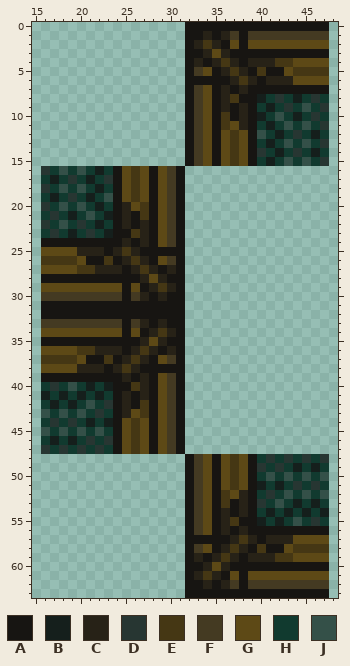
File history of a pixel-art sprite, Resources/Textures/_Ferranox/structures/walls/seolitewalls.rsi/seolitewall3.png. Above: the version before the commit.
The file is 64x64 pixels. Colours within 5 levels of each other are drawn and written as one. Shown: x 15..48, y 0..63.
Palette (. is transparent): A #171512  B #151f1c  C #272217  D #273632  E #453714  F #443a22  G #5d4916  H #113a2f  J #345048
Pixels before, first column x 16:
 0 ................AAAAAAAAAAAAAAAA
 1 ................AACACFAFFFFFFFFF
 2 ................ACECAGAGGGGGGGGG
 3 ................AACGCAAAAAAAAAAA
 4 ................ACACECACCCEEGGGG
 5 ................AFGACECAEAAGEEEE
 6 ................AAAAACECACCCGGGG
 7 ................AFGACACAAAAAAAAA
 8 ................AFGACEAABHDHBHDH
 9 ................AFGACACAHBHDHJHD
10 ................AFGAEACABHJHBHDH
11 ................AFGAEGCAHBHJHJHD
12 ................AFGAGEGAJHBHDHBH
13 ................AFGAGEGAHBHJHJHD
14 ................AFGAGEGADHBHDHBH
15 ................AFGAGEGAHBHJHJHD
16 DHJHJHBHAGEGAGFA................
17 HBHDHBHDAGEGAGFA................
18 DHJHJHBHAGEGAGFA................
19 HBHDHBHJAGEGAGFA................
20 DHJHJHBHACGEAGFA................
21 HDHBHJHBACAEAGFA................
22 DHJHDHBHACACAGFA................
23 HDHBHDHBAAECAGFA................
24 AAAAAAAAACACAGFA................
25 GGGGCCCACECAAAAA................
26 EEEEGAAEACECAGFA................
27 GGGGEECCCACECACA................
28 AAAAAAAAAAACGCAA................
29 GGGGGGGGGAGACECA................
30 FFFFFFFFFAFCACAA................
31 AAAAAAAAAAAAAAAA................
32 AAAAAAAAAAAAAAAA................
33 FFFFFFFFFAFCACAA................
34 GGGGGGGGGAGACECA................
35 AAAAAAAAAAACGCAA................
36 GGGGEECCCACECACA................
37 EEEEGAAEACECAGFA................
38 GGGGCCCACECAAAAA................
39 AAAAAAAAACACAGFA................
40 HDHJHBHBAAECAGFA................
41 BHBHBHBHACACAGFA................
42 HBHBHJHDACAEAGFA................
43 JHJHJHDHACGEAGFA................
44 HDHDHBHBAGEGAGFA................
45 JHJHJHJHAGEGAGFA................
46 HBHBHDHDAGEGAGFA................
47 DHDHDHDHAGEGAGFA................
48 ................AFGAGEGAHDHDHDHD
49 ................AFGAGEGADHDHBHBH
50 ................AFGAGEGAHJHJHJHJ
51 ................AFGAGEGABHBHDHDH
52 ................AFGAEGCAHDHJHJHJ
53 ................AFGAEACADHJHBHBH
54 ................AFGACACAHBHBHBHB
55 ................AFGACEAABHBHJHDH
56 ................AFGACACAAAAAAAAA
57 ................AAAAACECACCCGGGG
58 ................AFGACECAEAAGEEEE
59 ................ACACECACCCEEGGGG
60 ................AACGCAAAAAAAAAAA
61 ................ACECAGAGGGGGGGGG
62 ................AACACFAFFFFFFFFF
63 ................AAAAAAAAAAAAAAAA
New version:
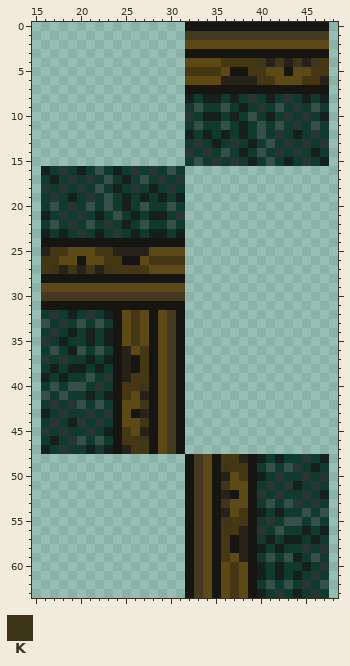
Colours new in this view: K #3d3618
Change:
Changed rows in their new state; - is an unchanged pixel.
first column x 16:
 1 ----------------FFFFF-F---------
 2 ----------------GGGGG-G---------
 3 ------------------AAA-----------
 4 ----------------GGGG-EEEK-KCKCKE
 5 ----------------EEEEGAAE-GGAGG--
 6 ----------------GGGGC-C-EEGG-EEC
 7 -----------------AA-A-A---------
 8 ----------------BHBBHBHDHBHDHBHB
 9 ----------------HJHHJHBHDHJHDHJH
10 ----------------DHBBHBHJHBHDHDHB
11 ----------------HJHHJHBHJHJHDHJH
12 ----------------BHBHBHBH--D-B-D-
13 ----------------HDHBHDHB-J-D-D--
14 ----------------DHDHJHBHJ-D-----
15 ----------------HJHDHDHB-J-B-D-B
16 B-D-B-J-BHDHDHJH----------------
17 -----D-JHBHJHDHD----------------
18 --D-D-J-BHDHBHDH----------------
19 -D-B-D--HBHBHBHB----------------
20 HJHDHJHJHBHJHHJH----------------
21 BHDHDHBHJHBHBBHD----------------
22 HJHDHJHDHBHJHHJH----------------
23 BHBHDHBHDHBHBBHB----------------
24 ---------A-A-AA-----------------
25 CEE-GGEE-C-CGGGG----------------
26 --GGAGG-EAAGEEEE----------------
27 EKCKCK-KEEE-GGGG----------------
28 -----------AAA------------------
29 ---------G-GGGGG----------------
30 ---------F-FFFFF----------------
32 HDHBHDHB-GEG-GF-----------------
33 JHDHJHJHAGEG-GF-----------------
34 HDHBHBHBAGEGAGF-----------------
35 DHBHHBHB-GEGAGF-----------------
36 HJHBJHJHACG-AGF-----------------
37 DHDHHBHB--AE--------------------
38 HBHBBHBHACAE-GF-----------------
39 BHBHHJHD--EE--------------------
40 -J--JHDH-E-K--------------------
41 J-J-HBHB-EG---------------------
42 -D-DJHJH-GGK--------------------
43 B-D-HDHD-GAC--------------------
44 ---BDHDH--GK--------------------
45 D-D-HDHB-EGC--------------------
46 ---DJHJH-E-K--------------------
47 B---HBHB-C-E--------------------
48 --------------------E-C-BHBH---B
49 --------------------K-E-HJHJD---
50 --------------------CGE-BHDH-D-D
51 --------------------KG--HDHDB---
52 --------------------CAG-DHDH-D-B
53 --------------------KGG-HJHJD-D-
54 ---------------------GE-BHBH-J-J
55 --------------------K-E-HDHJ--J-
56 --------------------EE--DHJHHBHB
57 -----------------FG-EACAHBHBBHBH
58 --------------------EA--BHBHHDHD
59 -----------------FGA-GCAHJHJBHJH
60 -----------------FGAGEG-BHBHHBHD
61 -----------------FGAGEGABHBHBHDH
62 -----------------FG-GEGAHJHJHDHJ
63 -----------------FG-GEG-BHDHBHDH
Pixel boxes of the changes (left, top, right, bottom) in both pictures:
changed: (41, 31, 329, 454)
changed: (194, 454, 329, 598)
